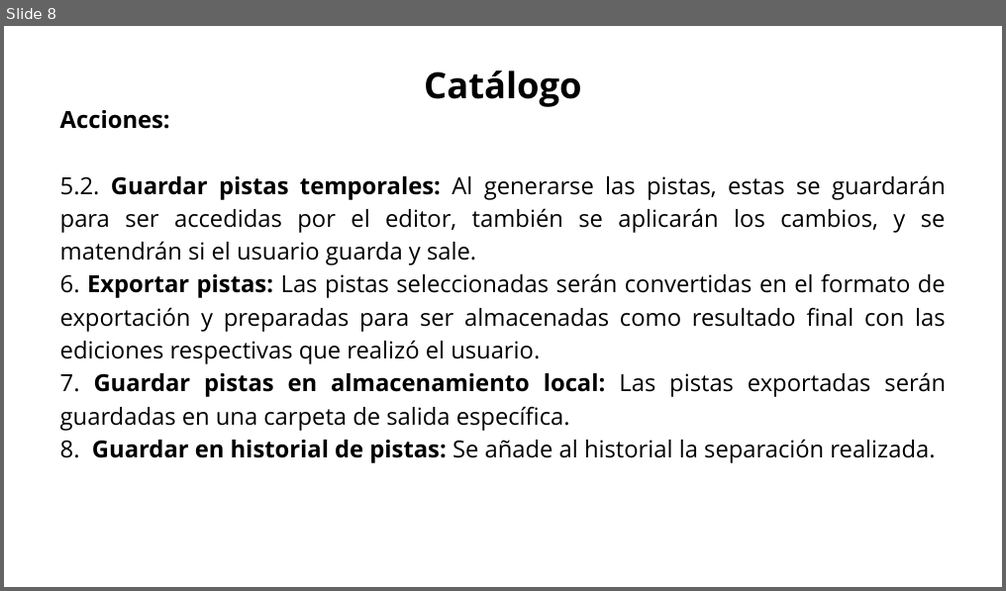
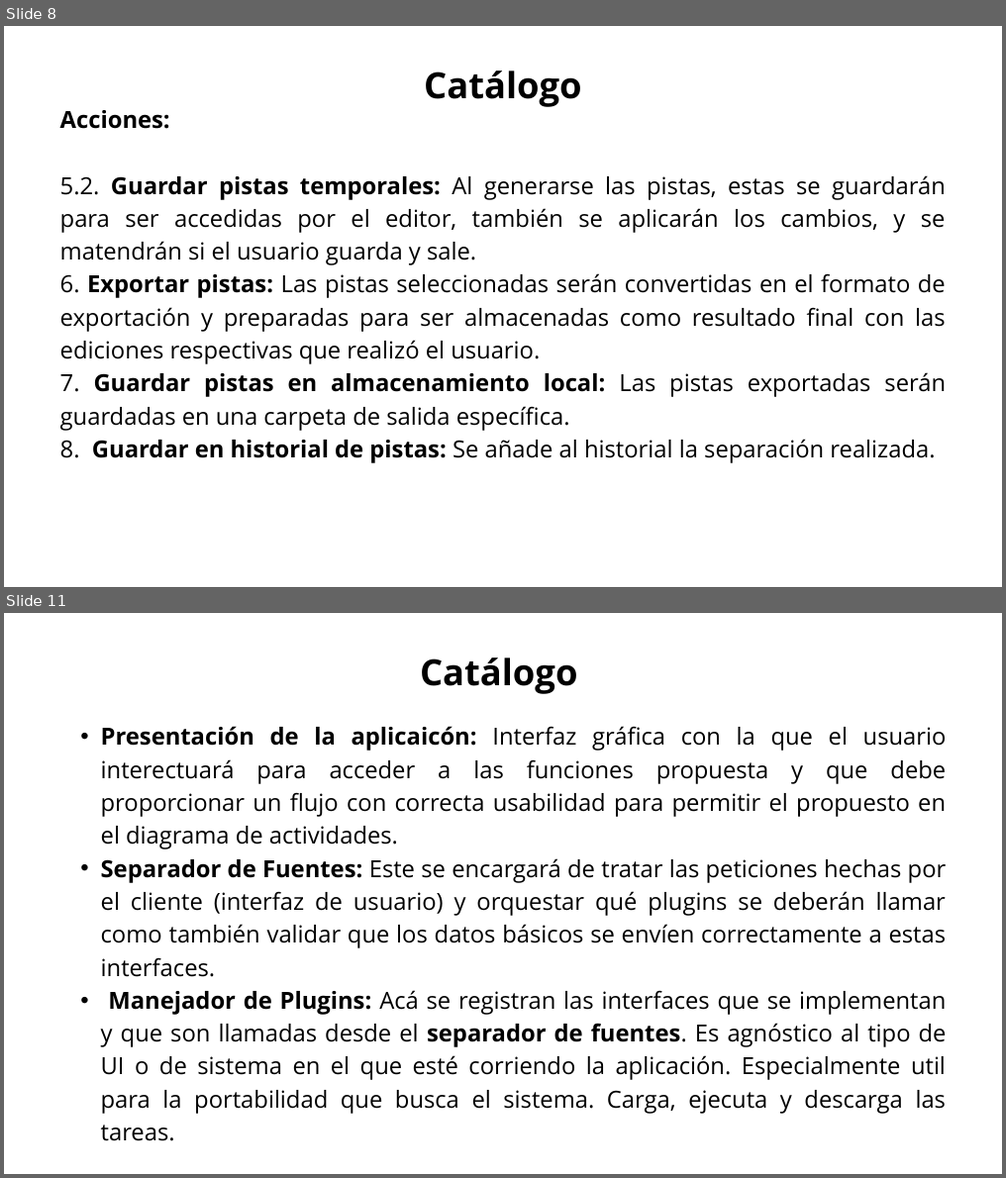
Before and after one commit to Jucer74/SoftwareArchitecture, a slide deck: Project/Views/SistemaSeparacionAudio.views.pptx. Shown one above the other, each under a label of ours: slide 8 before the commit, slides 8 and 11 after it; the slides between them are not shown. The pictures are 1006x591 and 1006x1178 pixels, drawn with LibreOffice and Linux fonts; fonts in the diff are those of the drawing. Boxes give left, top, right and bottom in pixels: in the first picture for what was removed or moved away, otherwise in the second. Text is boxed around its words. In the diff, an @@ line names an element or a change of style, - is before the commit and + after.

```diff
--- a/Project/Views/SistemaSeparacionAudio.views.pptx
+++ b/Project/Views/SistemaSeparacionAudio.views.pptx
@@ slide 11 added at (4, 613, 1002, 1174), background #FFFFFF @@
@@ text added at (420, 658, 578, 694), 52 pt, text #000000, bold @@
+Catálogo
@@ text added at (101, 726, 946, 1142), 34 pt, text #000000 @@
+  • Presentación de la aplicaicón: Interfaz gráfica con la que el usuario interectuará para acceder a las funciones propuesta y que debe proporcionar un flujo con correcta usabilidad para permitir el propuesto en el diagrama de actividades.
+  • Separador de Fuentes: Este se encargará de tratar las peticiones hechas por el cliente (interfaz de usuario) y orquestar qué plugins se deberán llamar como también validar que los datos básicos se envíen correctamente a estas interfaces.
+  • Manejador de Plugins: Acá se registran las interfaces que se implementan y que son llamadas desde el separador de fuentes. Es agnóstico al tipo de UI o de sistema en el que esté corriendo la aplicación. Especialmente util para la portabilidad que busca el sistema. Carga, ejecuta y descarga las tareas.
```
Also in this commit, not shown: 10 slides changed, 6 other slides added, 5 slides removed.
